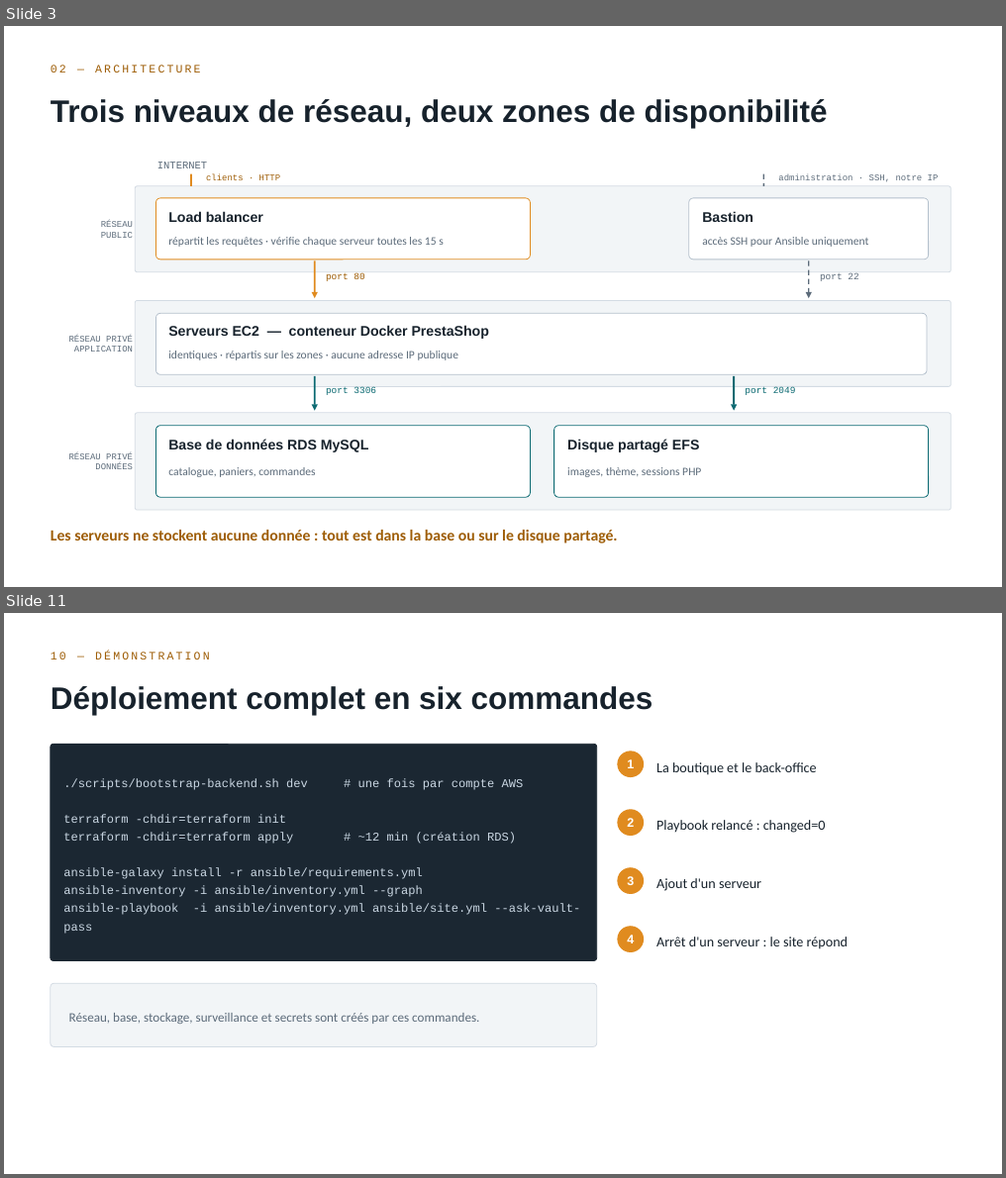
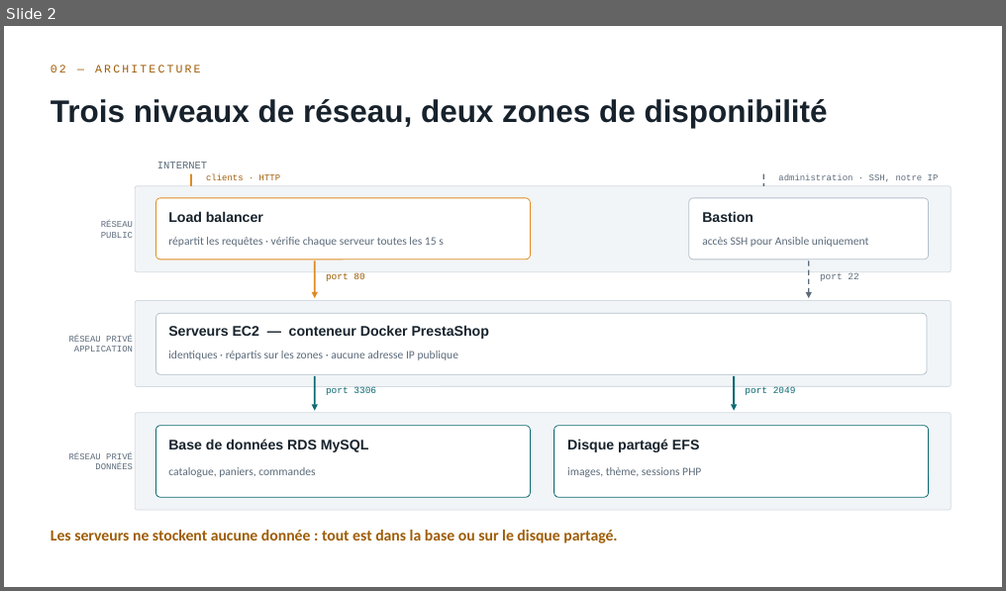
Before and after one commit to rayenebnt/5HASH, a slide deck: docs/soutenance-5hash.pptx. Shown one above the other, each under a label of ours: slides 3 and 11 before the commit, slide 2 after it; the slides between them are not shown. The pictures are 1006x1178 and 1006x591 pixels, drawn with LibreOffice and Linux fonts; fonts in the diff are those of the drawing. Boxes give left, top, right and bottom in pixels: in the first picture for what was removed or moved away, otherwise in the second. Text is boxed around its words. In the diff, an @@ line names an element or a change of style, - is before the commit and + after.

```diff
--- a/docs/soutenance-5hash.pptx
+++ b/docs/soutenance-5hash.pptx
@@ slide 11 removed at (4, 613, 1002, 1174), background #FFFFFF @@
@@ text removed at (51, 652, 210, 660) @@
-10 — DÉMONSTRATION
@@ text removed at (51, 686, 653, 715) @@
-Déploiement complet en six commandes
@@ rounded rectangle removed at (51, 744, 597, 961) @@
@@ ellipse removed at (618, 752, 644, 777) @@
@@ text removed at (627, 760, 634, 768) @@
-1
@@ text removed at (63, 778, 580, 934) @@
-./scripts/bootstrap-backend.sh dev # une fois par compte AWS
-terraform -chdir=terraform init
-terraform -chdir=terraform apply # ~12 min (création RDS)
-ansible-galaxy install -r ansible/requirements.yml
-ansible-inventory -i ansible/inventory.yml --graph
-ansible-playbook -i ansible/inventory.yml ansible/site.yml --ask-vault-pass
@@ text removed at (656, 762, 817, 775) @@
-La boutique et le back-office
@@ ellipse removed at (618, 810, 644, 836) @@
@@ text removed at (627, 818, 634, 827) @@
-2
@@ text removed at (656, 820, 826, 833) @@
-Playbook relancé : changed=0
@@ ellipse removed at (618, 868, 644, 894) @@
@@ text removed at (627, 876, 634, 885) @@
-3
@@ text removed at (656, 878, 761, 891) @@
-Ajout d'un serveur
@@ ellipse removed at (618, 927, 644, 953) @@
@@ text removed at (627, 935, 634, 944) @@
-4
@@ text removed at (656, 937, 847, 950) @@
-Arrêt d'un serveur : le site répond
@@ rounded rectangle removed at (51, 983, 597, 1048) @@
@@ text removed at (69, 1013, 479, 1024) @@
-Réseau, base, stockage, surveillance et secrets sont créés par ces commandes.
@@ what was slide 3 is now slide 2 @@
```
Also in this commit, not shown: 1 slide changed, 4 slides added, 9 other slides removed, 2 other files.
